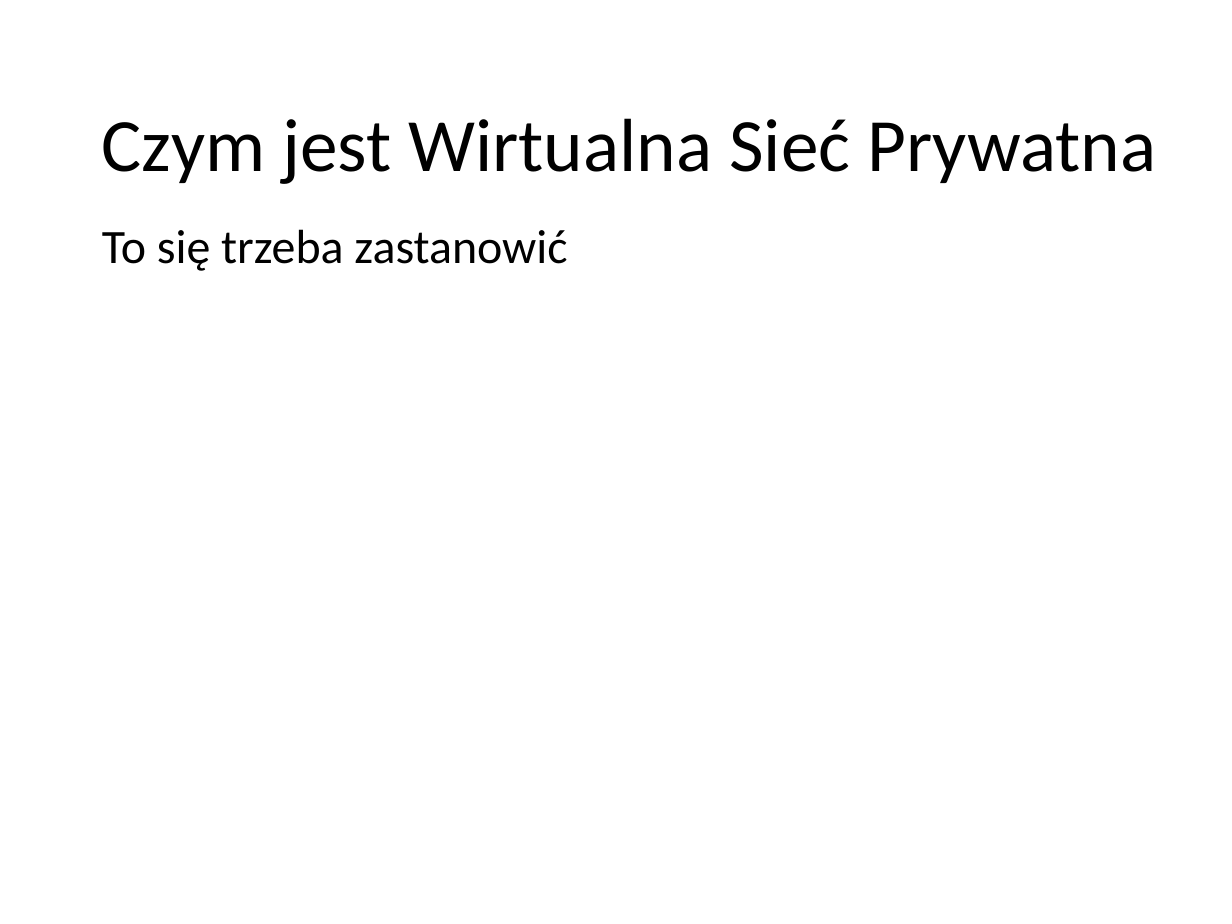
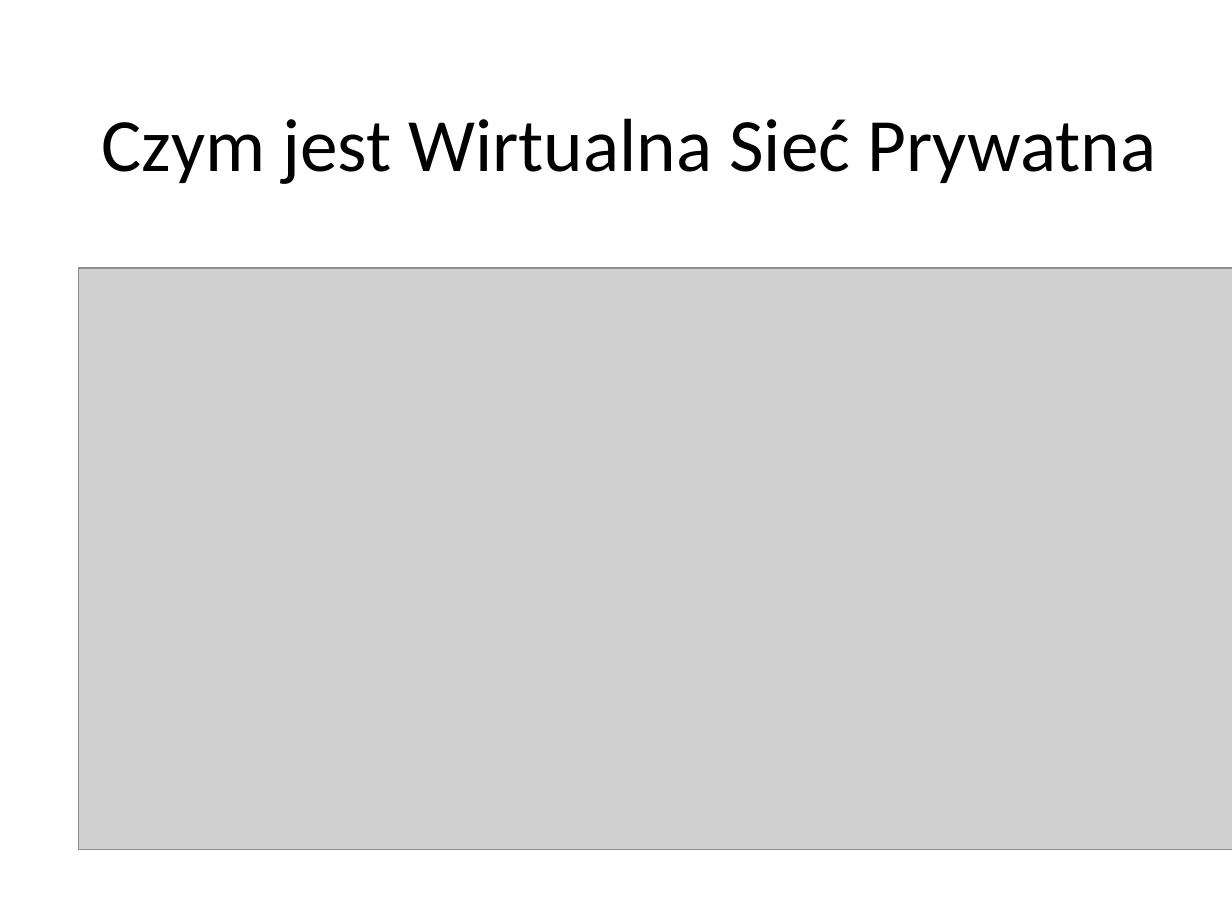
Before and after one commit to pwr227078/Reports, a slide deck: slide 3 of VPN/VPN.pptx. Drawn at 1232x924 pixels with LibreOffice and Linux fonts; fonts in the diff are those of the drawing; grey boxes stand for pictures; background and template pictures are left out. Boxes give left, top, right and bottom in pixels: in the first picture for what was removed or moved away, otherwise in the second. Text is boxed around its words. In the diff, an @@ line names an element or a change of style, - is before the commit and + after.

```diff
--- a/VPN/VPN.pptx
+++ b/VPN/VPN.pptx
@@ text removed at (102, 229, 567, 271) @@
-To się trzeba zastanowić
@@ picture added at (79, 269, 1232, 850) @@
```
Also in this commit, not shown: 1 other slide changed, 1 slide added, 2 other files.
